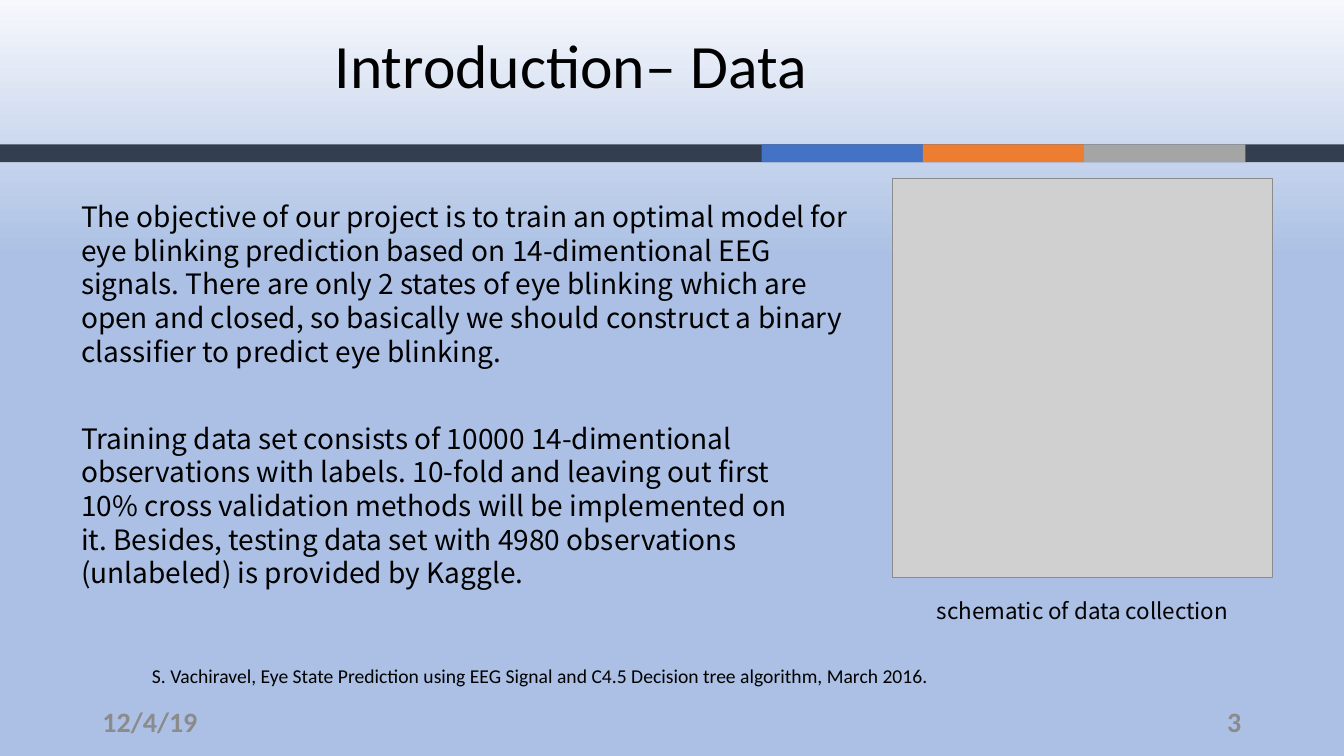
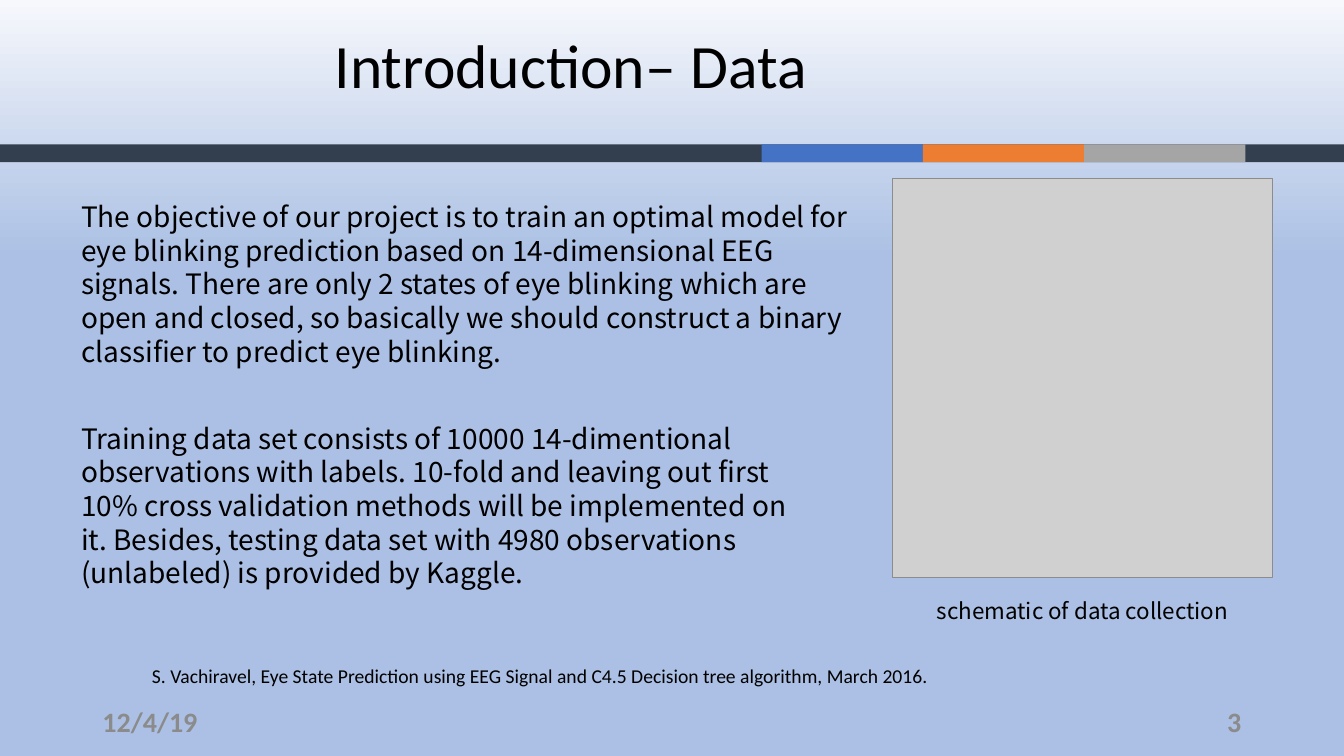
Before and after one commit to ZouYao0720/final-project-, a slide deck: slide 3 of final-presentation.pptx. Drawn at 1344x756 pixels with LibreOffice and Linux fonts; fonts in the diff are those of the drawing; grey boxes stand for pictures; background and template pictures are left out. Boxes give left, top, right and bottom in pixels: in the first picture for what was removed or moved away, otherwise in the second. Text is boxed around its words. In the diff, an @@ line names an element or a change of style, - is before the commit and + after.

Commit message:
updated on 7:47

```diff
--- a/final-presentation.pptx
+++ b/final-presentation.pptx
@@ text at box(81, 204, 848, 369): text changed @@
-The objective of our project is to train an optimal model for eye blinking prediction based on 14-dimentional EEG signals. There are only 2 states of eye blinking which are open and closed, so basically we should construct a binary classifier to predict eye blinking.
+The objective of our project is to train an optimal model for eye blinking prediction based on 14-dimensional EEG signals. There are only 2 states of eye blinking which are open and closed, so basically we should construct a binary classifier to predict eye blinking.
```
